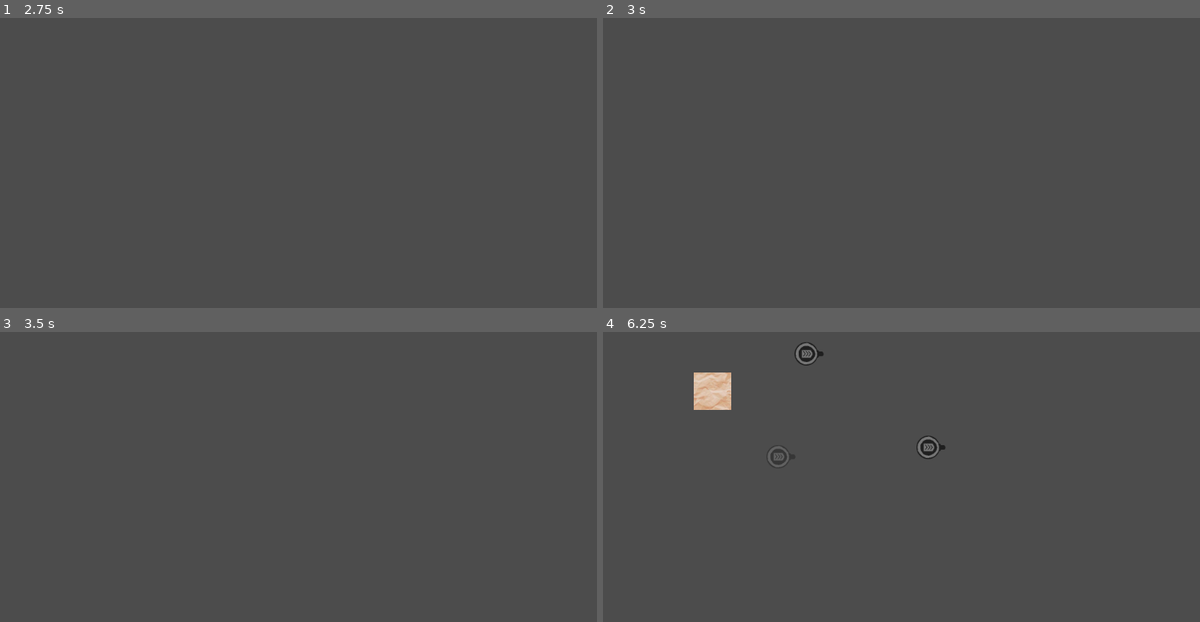
Above: before the commit, frames 1-4 (two rows, left to right).
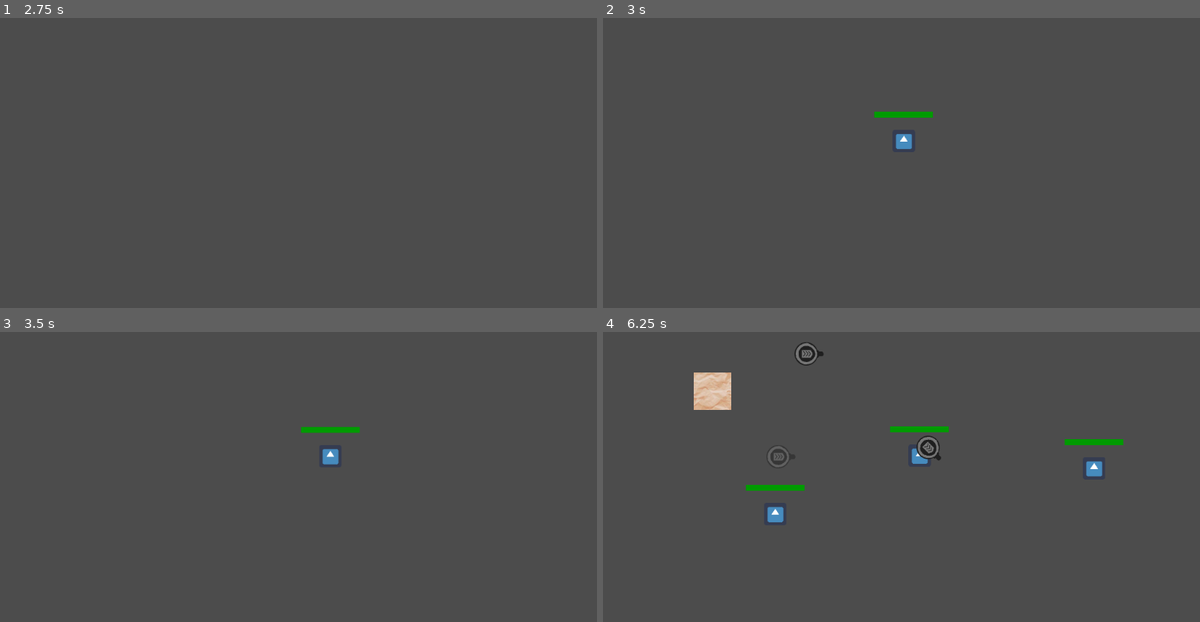
Above: after the commit, the same moments.

Repository: warriormaster12/SlimeNation
Game: Godot game, scene res://Game/Game.tscn
The game is run twice, just before and just after one commit, with the same random seed, the same clock (stepped at 60 frames per second) and the same inputs. Before the commit the project starts from res://PhaseBuild/Root/Root.tscn. The engine's default icon, where the game draws it, is replaced by a stand-in: a white triangle on a blue panel in a dark square.
Inputs (mouse positions are in pixels of both pictures, inside the frame that each line leads up to):
- Up to frame 1 (2.75 s): tap Enter at 0.5 s; move the mouse to (429, 116) at 0.52 s; press the mouse at (429, 116) at 0.53 s; release the mouse at (429, 116) at 1.25 s; tap Middle mouse button (game_camera_zoom_reset) at 1.25, 2 s; drag from (179, 151) to (268, 203) at 1.27 s; move the mouse to (358, 55) at 2.02 s; hold R (game_build_rotate_trap) from 2.03 s (still down); click (358, 55) at 2.3 s
- Up to frame 2 (3 s): release R (game_build_rotate_trap) at 2.75 s; tap Middle mouse button (game_camera_zoom_reset) at 2.75 s; drag from (871, 203) to (722, 81) at 2.77 s
- Up to frame 3 (3.5 s): no input
- Up to frame 4 (6.25 s): move the mouse to (1080, 500) at 3.52 s; press the mouse at (1080, 500) at 3.53 s; tap Up (game_build_select_prev_trap) at 3.6 s; release the mouse at (1080, 500) at 4.25 s; drag from (722, 395) to (1080, 494) at 4.27 s; move the mouse to (931, 448) at 5.02 s; hold 2 (game_build_select_trap_2) 5.03-5.75 s; click (931, 448) at 5.3 s; drag from (811, 361) to (782, 465) at 5.77 s

Frame 1 is identical in both runs. In frame 2, 0.3% of the frame differs, in the area x 45-56%, y 32-46%; in frame 3, 0.4%; in frame 4, 1.1%, in the area x 23-88%, y 32-66%.

Commit message:
feat: Add bug spray aiming

Diff:
--- a/SlimeNation/Ai/Objects/DefaultSlime.tscn
+++ b/SlimeNation/Ai/Objects/DefaultSlime.tscn
@@ -15,7 +15,9 @@
 bg_color = Color( 0.705882, 0, 0, 1 )
 border_color = Color( 0, 0, 0, 1 )
 
-[node name="DefaultSlime" type="KinematicBody2D"]
+[node name="DefaultSlime" type="KinematicBody2D" groups=[
+"Enemies",
+]]
 script = ExtResource( 3 )
 
 [node name="CollisionShape2D" type="CollisionShape2D" parent="."]
@@ -39,5 +41,4 @@
 __meta__ = {
 "_edit_use_anchors_": false
 }
-
 [connection signal="health_changed" from="." to="ProgressBar" method="_on_DefaultSlime_health_changed"]
--- a/SlimeNation/Game/Game.tscn
+++ b/SlimeNation/Game/Game.tscn
@@ -12,12 +12,12 @@
 
 [sub_resource type="Curve2D" id=2]
 _data = {
-"points": PoolVector2Array( 0, 0, 0, 0, -13.0856, 14.0964, 0, 0, 0, 0, -222.924, 118.999, 0, 0, 0, 0, -389.049, 304.205, 0, 0, 0, 0, -392.416, 477.064, 0, 0, 0, 0, -290.272, 598.29, 0, 0, 0, 0, -145.475, 672.372, 0, 0, 0, 0, 90.2423, 786.864 )
+"points": PoolVector2Array( 0, 0, 0, 0, -13.0856, 14.0964, 0, 0, 0, 0, -222.924, 118.999, 0, 0, 0, 0, -389.049, 304.205, 0, 0, 0, 0, -396.936, 402.164, 0, 0, 0, 0, -392.416, 477.064, 0, 0, 0, 0, -290.272, 598.29, 0, 0, 0, 0, -145.475, 672.372, 0, 0, 0, 0, 90.2423, 786.864 )
 }
 
 [sub_resource type="Curve2D" id=3]
 _data = {
-"points": PoolVector2Array( 0, 0, 0, 0, 4.40271, 26.2234, 0, 0, 0, 0, 283.384, 779.073 )
+"points": PoolVector2Array( 0, 0, 0, 0, 0.415649, 16.0366, 0, 0, 0, 0, 260.827, 783.801 )
 }
 
 [node name="Game" type="Node2D"]
@@ -44,8 +44,8 @@
 object_to_spawn = ExtResource( 3 )
 path = NodePath("../Path3")
 random_time_range = {
-"max": 4.0,
-"min": 2.0
+"max": 10.0,
+"min": 5.0
 }
 
 [node name="Path" parent="BuildRoot" instance=ExtResource( 2 )]
--- a/SlimeNation/PhaseBuild/Root/Builder.gd
+++ b/SlimeNation/PhaseBuild/Root/Builder.gd
@@ -38,6 +38,8 @@
 	var node = nodeScene.instance()
 	node.position = pos
 	node.rotation = ghost_rotation_deg * PI / 180.0
+	if node.has_method('activate'):
+		node.activate()
 	container.add_child(node)
 	_log("Build '%s (id: %s)' at (%d, %d)" % [name, id, pos.x, pos.y])
 
@@ -97,11 +99,11 @@
 
 # Trap ghost signals
 
-func _on_Ghost_area_entered(_area: Area2D):
+func _on_Ghost_area_entered(area: Area2D):
 	colliders_counter += 1
 	trap_ghost.modulate = Color(0.5, 0, 0, 0.5)
 
-func _on_Ghost_area_exited(_area: Area2D):
+func _on_Ghost_area_exited(area: Area2D):
 	colliders_counter -= 1
 	if colliders_counter == 0:
 		trap_ghost.modulate = Color(1, 1, 1, 0.5)
--- /dev/null
+++ b/SlimeNation/Scenes/BugSpray/BugSpray.gd
@@ -0,0 +1,77 @@
+extends Node2D
+
+const ROT_MAX = PI / 4
+
+var active: bool = false
+var targets: Array = [] # Array of Node2D
+var rot_tick_counter = 0
+var rot_update_freq = 10
+var shoot_tick_counter = 0
+var shoot_update_freq = 60
+
+func _process(delta):
+	if not active:
+		return
+	rot_tick_counter += 1
+	shoot_tick_counter += 1
+	if rot_tick_counter % rot_update_freq == 0:
+		_update_rotation()
+	if shoot_tick_counter % shoot_update_freq == 0:
+		_update_shooting()
+
+func _update_rotation() -> void:
+	if targets.empty():
+		return
+	var target = _find_closest_target()
+	if target == null:
+		return
+	print(targets.size())
+	var rot = target.global_position.angle_to_point(global_position)
+	var rot_dist = _angle_rad_dist(rotation, rot)
+	print(rotation, ", ", rot)
+	if rot_dist < ROT_MAX:
+		rotation = rot
+	else:
+		rotation = lerp_angle(rotation, rot, ROT_MAX / rot_dist)
+
+func _update_shooting() -> void:
+	pass
+
+func _find_closest_target() -> Node2D:
+	var p0 = global_position
+	var min_dist = 1000000000 # Max value
+	var closest = null
+	for target in self.targets:
+		var p1 = (target as Node2D).global_position
+		var dist = (p1 - p0).length()
+		if dist < min_dist:
+			closest = target
+			min_dist = dist
+	return closest
+
+func _angle_rad_dist(a1: float, a2: float) -> float:
+	var diff = a2 - a1
+	while (diff < -PI):
+		diff += 2 * PI
+	while (diff > PI):
+		diff -= 2 * PI
+	return abs(diff)
+
+func activate():
+	active = true
+
+func deactivate():
+	active = false
+	targets.clear()
+
+func _on_Range_body_entered(body: KinematicBody2D):
+	if not active:
+		return
+	if body.is_in_group("Enemies"):
+		targets.push_back(body)
+
+func _on_Range_body_exited(body: KinematicBody2D):
+	if not active:
+		return
+	if body.is_in_group("Enemies"):
+		targets.remove(targets.find(body))
--- a/SlimeNation/Scenes/BugSpray/BugSpray.tscn
+++ b/SlimeNation/Scenes/BugSpray/BugSpray.tscn
@@ -1,12 +1,17 @@
-[gd_scene load_steps=3 format=2]
+[gd_scene load_steps=5 format=2]
 
 [ext_resource path="res://Scenes/BugSpray/BugSpray.png" type="Texture" id=1]
+[ext_resource path="res://Scenes/BugSpray/BugSpray.gd" type="Script" id=2]
 
 [sub_resource type="RectangleShape2D" id=1]
 extents = Vector2( 31, 31 )
 
+[sub_resource type="CircleShape2D" id=2]
+radius = 100.0
+
 [node name="BugSpray" type="Node2D"]
 z_index = 1
+script = ExtResource( 2 )
 
 [node name="Texture" type="Sprite" parent="."]
 scale = Vector2( 0.5, 0.5 )
@@ -14,6 +19,15 @@
 
 [node name="Collider" type="Area2D" parent="."]
 gravity_vec = Vector2( 0, 0 )
+collision_layer = 2
+collision_mask = 2
 
 [node name="Shape" type="CollisionShape2D" parent="Collider"]
 shape = SubResource( 1 )
+
+[node name="Range" type="Area2D" parent="."]
+
+[node name="Shape" type="CollisionShape2D" parent="Range"]
+shape = SubResource( 2 )
+[connection signal="body_entered" from="Range" to="." method="_on_Range_body_entered"]
+[connection signal="body_exited" from="Range" to="." method="_on_Range_body_exited"]
--- a/SlimeNation/Scenes/FlyPaper/FlyPaper.tscn
+++ b/SlimeNation/Scenes/FlyPaper/FlyPaper.tscn
@@ -12,6 +12,8 @@
 texture = ExtResource( 1 )
 
 [node name="Collider" type="Area2D" parent="."]
+collision_layer = 2
+collision_mask = 2
 
 [node name="Shape" type="CollisionShape2D" parent="Collider"]
 shape = SubResource( 1 )
--- a/SlimeNation/project.godot
+++ b/SlimeNation/project.godot
@@ -21,7 +21,7 @@
 [application]
 
 config/name="SlimeNation"
-run/main_scene="res://PhaseBuild/Root/Root.tscn"
+run/main_scene="res://Game/Game.tscn"
 config/icon="res://icon.png"
 
 [autoload]
